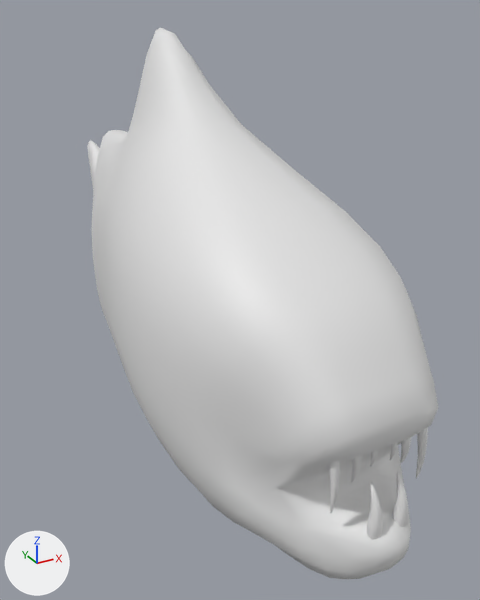
The Blender file Assets/RESOURCES/Models/Pez vampiro.blend, before and after one commit.
The view is the same before and after, from a 50 mm camera at (-1.65, -3.77, 1.76) aimed at (0.22, -0.37, 0.06). Every picture has the same lights, and +X, +Y and +Z are marked at lower left.

The scene before the commit, as lines of its bpy script (objects in view):
```python
mat_material = principled_material('Material')
mat_material.base_color = (0.8, 0.8, 0.8)  # white #e7e7e7
me_cube = bpy.data.meshes.new('Cube')
me_cube.from_pydata(...)  # 137 vertices, 113 faces; spans x 0.0..0.67, y -2.28..1.96, z -1.08..1.77
me_cube.polygons.foreach_set('use_smooth', [True] * 113)
me_cube.materials.append(mat_material)  # white #e7e7e7
me_cube_001 = bpy.data.meshes.new('Cube.001')
me_cube_001.from_pydata(...)  # 464 vertices, 448 faces; spans x -0.259..0.267, y -2.126..-1.968, z -0.362..0.142
me_cube_001.polygons.foreach_set('use_smooth', [True] * 448)
ob_cube = bpy.data.objects.new('Cube', me_cube)
ob_cube.location = (0.0, 0.0, 0.0)
_m = ob_cube.modifiers.new('Mirror', 'MIRROR')
_m = ob_cube.modifiers.new('Subdivision', 'SUBSURF')
_m.render_levels = 1
ob_cube_001 = bpy.data.objects.new('Cube.001', me_cube_001)
ob_cube_001.location = (0.0, 0.0, 0.0)
```
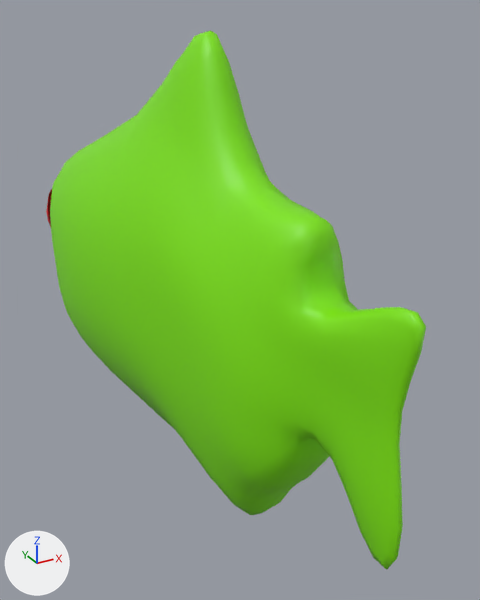
Pixel boxes (x1, y1, x2, y2) of what changed, in the pictures (480 x 600 px):
'Cube', recoloured, moved, turned (white to green): before (87, 27, 438, 579); after (50, 31, 426, 569)
'Cube.001', moved, turned (not visible afterwards): before (329, 427, 428, 540)
'Plane', added: after (46, 189, 52, 227)

What the commit changed:
Material 'Material' (mat_material) changes colour from white #e7e7e7 to green #7fe700; in linear values from (0.8, 0.8, 0.8) to (0.213, 0.8, 0.0).
Material 'Material.002' (mat_material_002) is new.
Its base color is (0.8, 0.0074, 0.0) (red #e71500).
Mesh me_plane_002 is new.
It has 25 vertices, 16 faces and spans x -1.0..1.0, y -1.0..1.0, z -1.71..-0.62.
It uses material mat_material_002 (red #e71500).
Object 'Cube' (ob_cube) moves from (0.0, 0.0, 0.0) to (-0.004, -0.259, 0.0).
Object 'Cube' (ob_cube) turns from (0, 0, 0) to (0, 0, -180) degrees about x, y and z.
Object 'Cube.001' (ob_cube_001) moves from (0.0, 0.0, 0.0) to (-0.004, -0.259, 0.0).
Object 'Cube.001' (ob_cube_001) turns from (0, 0, 0) to (0, 0, -180) degrees about x, y and z.
Object 'Plane' (ob_plane) is new; it shows me_plane_002.
Its location is (0.656, 1.315, 0.339).
Its rotation in degrees is (0, 90, 0).
Its scale is (0.142, 0.142, 0.142).
It gains a MIRROR modifier named 'Mirror'.
Modifier setting: mirror_object = ob_cube.
